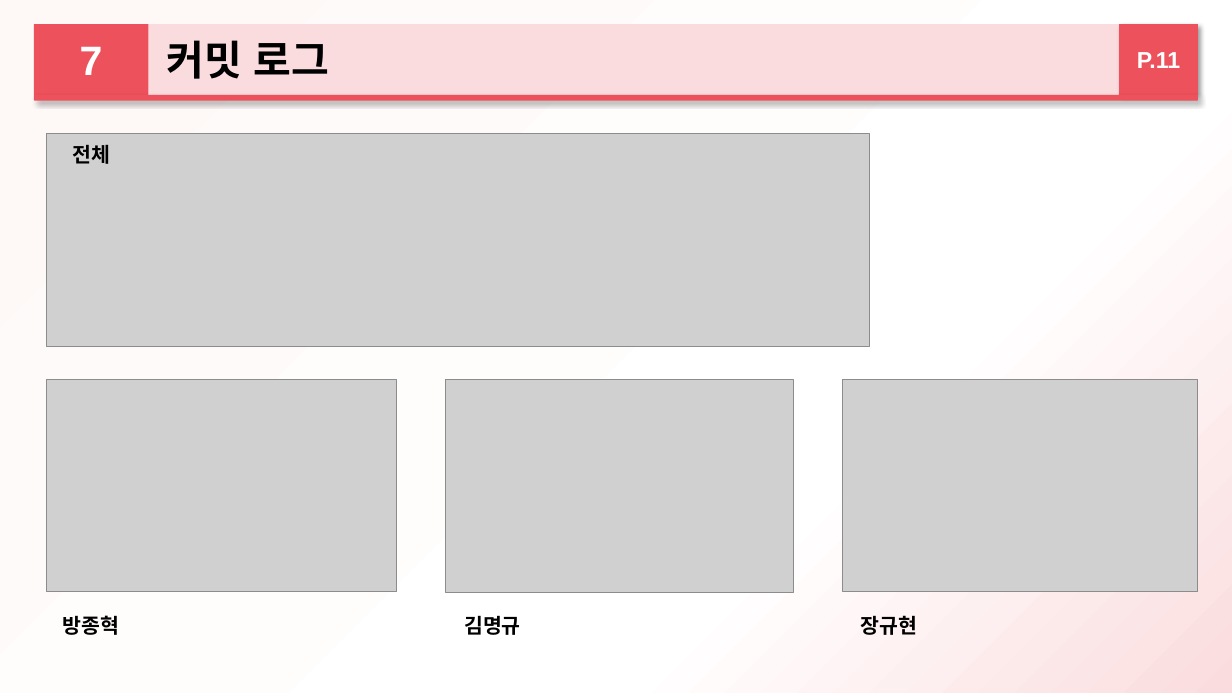
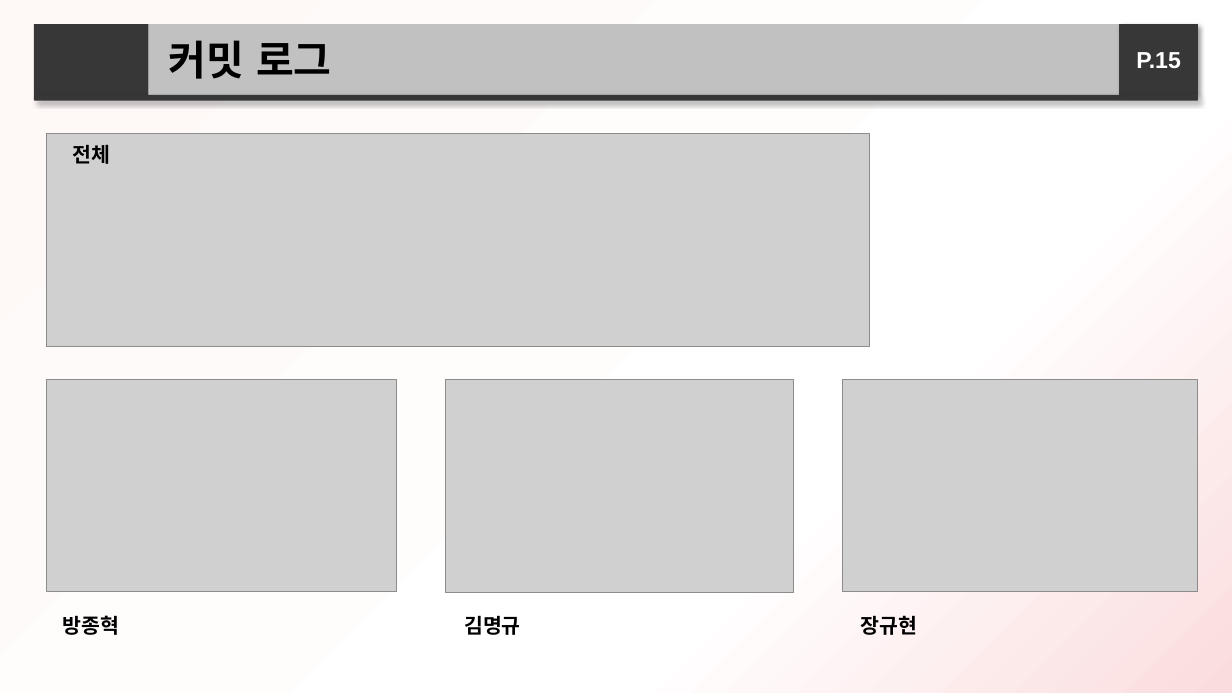
Before and after one commit to 2015184012Bang/KPU_TeamProject, a slide deck: slide 15 of ProjectPlan/중간발표/하트비트_방종혁_장규현_김명규.pptx (slide 11 before the commit). Drawn at 1232x693 pixels with LibreOffice and Linux fonts; fonts in the diff are those of the drawing; grey boxes stand for pictures. Boxes give left, top, right and bottom in pixels: in the first picture for what was removed or moved away, otherwise in the second. Text is boxed around its words. In the diff, an @@ line names an element or a change of style, - is before the commit and + after.

```diff
--- a/ProjectPlan/중간발표/하트비트_방종혁_장규현_김명규.pptx
+++ b/ProjectPlan/중간발표/하트비트_방종혁_장규현_김명규.pptx
@@ fill #ED515C to #373737 in 3 elements at (1119, 24, 1198, 95), (34, 95, 1199, 101), (34, 24, 149, 95) @@
@@ rectangle "커밋 로그" at (149, 24, 1199, 95): fill #FBDCDE to #C1C1C1 @@
@@ text in rectangle at (80, 46, 103, 75): text removed @@
-7
@@ text in rectangle at (1136, 52, 1181, 68): text changed @@
-P.11
+P.15
```
Also in this commit, not shown: 7 other slides changed, 3 slides added, 3 slides removed.
